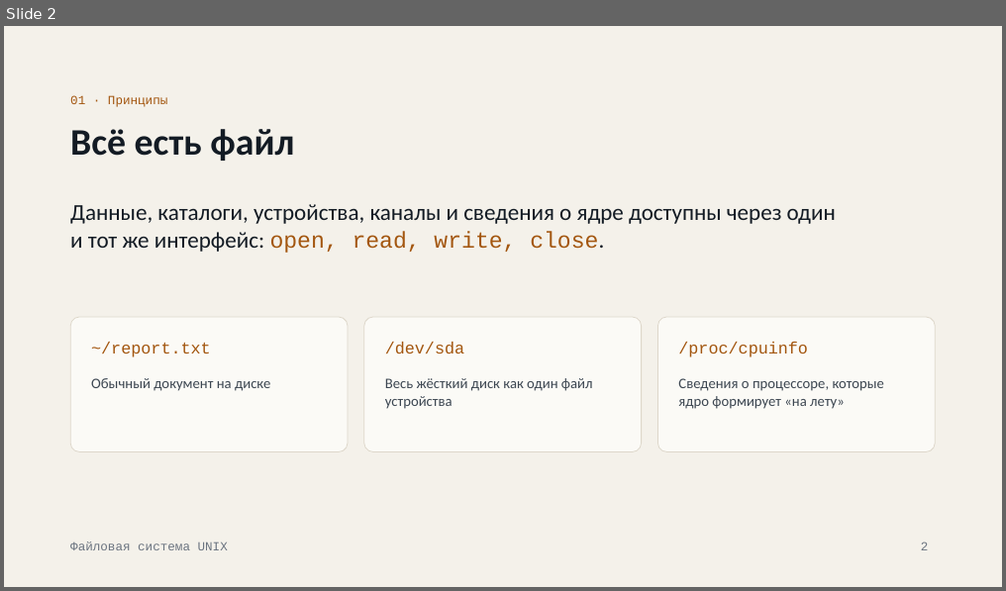
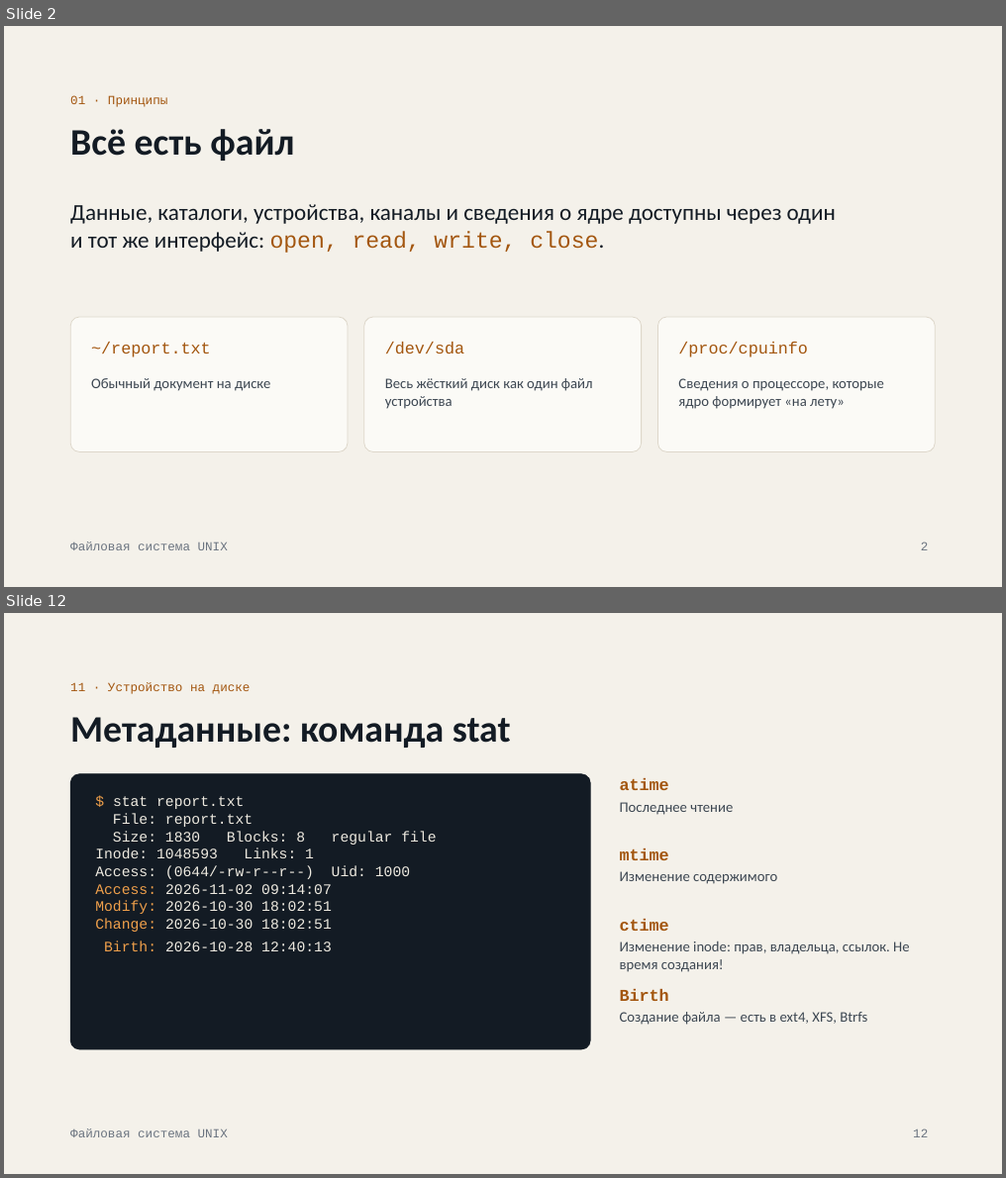
Before and after one commit to bytiki/gazyava, a slide deck: unix-file-system.pptx. Shown one above the other, each under a label of ours: slide 2 before the commit, slides 2 and 12 after it; the slides between them are not shown. The pictures are 1006x591 and 1006x1178 pixels, drawn with LibreOffice and Linux fonts; fonts in the diff are those of the drawing. Boxes give left, top, right and bottom in pixels: in the first picture for what was removed or moved away, otherwise in the second. Text is boxed around its words. In the diff, an @@ line names an element or a change of style, - is before the commit and + after.

```diff
--- a/unix-file-system.pptx
+++ b/unix-file-system.pptx
@@ slide 12 added at box(4, 613, 1002, 1174), background #F4F1EA; not listed: 1 template element that a slide beside it also shows @@
@@ text added at box(70, 682, 251, 694), 12 pt, text #A3560F @@
+11 · Устройство на диске
@@ title added at box(70, 717, 511, 748), 36 pt, text #131B24, bold @@
+Метаданные: команда stat
@@ rounded rectangle added at box(70, 774, 590, 1050), fill #131B24, outline #131B24 0.75 pt @@
@@ text added at box(620, 778, 669, 790), 16 pt, text #A3560F, bold @@
+atime
@@ text added at box(95, 796, 436, 952), 14 pt, text #EEEAE0 @@
+$ stat report.txt
+File: report.txt
+Size: 1830 Blocks: 8 regular file
+Inode: 1048593 Links: 1
+Access: (0644/-rw-r--r--) Uid: 1000
+Access: 2026-11-02 09:14:07
+Modify: 2026-10-30 18:02:51
+Change: 2026-10-30 18:02:51
+Birth: 2026-10-28 12:40:13
@@ text added at box(620, 802, 733, 815), 14 pt, text #3D4752 @@
+Последнее чтение
@@ text added at box(620, 849, 669, 861), 16 pt, text #A3560F, bold @@
+mtime
@@ text added at box(620, 871, 777, 884), 14 pt, text #3D4752 @@
+Изменение содержимого
@@ text added at box(620, 919, 669, 931), 16 pt, text #A3560F, bold @@
+ctime
@@ text added at box(620, 942, 909, 972), 14 pt, text #3D4752 @@
+Изменение inode: прав, владельца, ссылок. Не время создания!
@@ text added at box(620, 989, 669, 1001), 16 pt, text #A3560F, bold @@
+Birth
@@ text added at box(620, 1012, 867, 1025), 14 pt, text #3D4752 @@
+Создание файла — есть в ext4, XFS, Btrfs
@@ page number added at box(913, 1129, 928, 1138), 12 pt, text #6B7480 @@
+12
```
Also in this commit, not shown: 15 slides changed, 9 other slides added.
